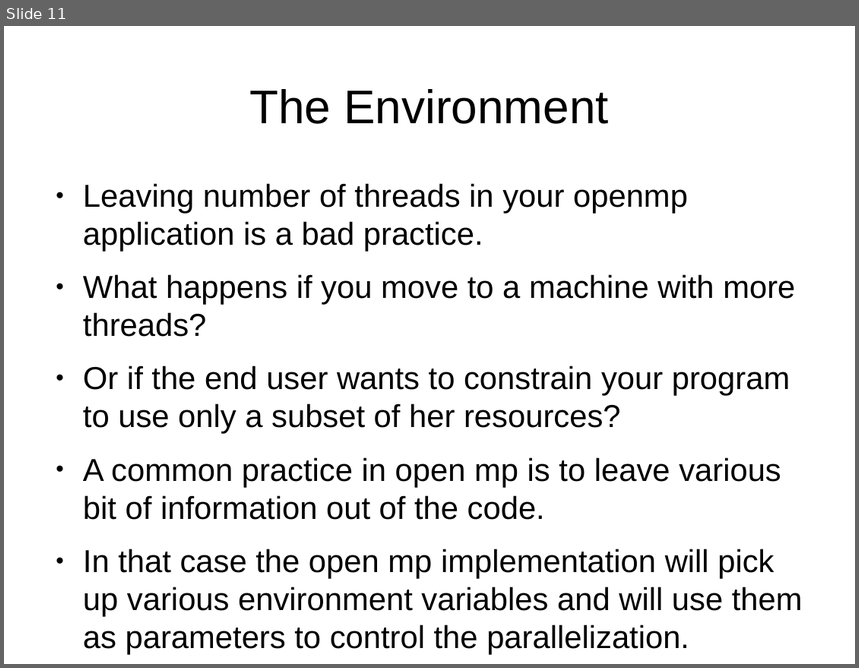
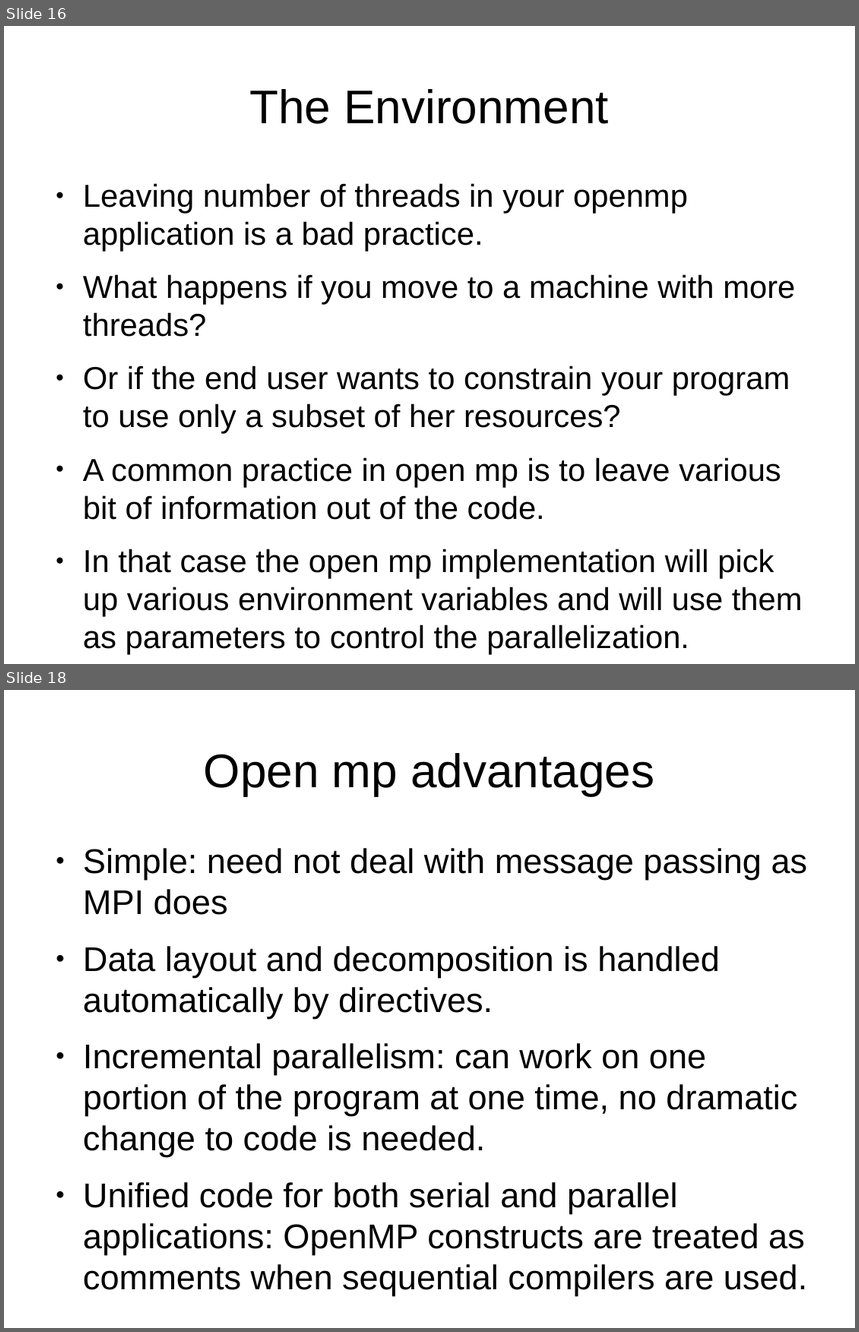
Before and after one commit to veltzer/demos-linux, a slide deck: multi_core/openmp.odp. Shown one above the other, each under a label of ours: slide 11 before the commit, slides 16 and 18 after it; the slides between them are not shown. The pictures are 859x668 and 859x1332 pixels, drawn with LibreOffice and Linux fonts; fonts in the diff are those of the drawing. Boxes give left, top, right and bottom in pixels: in the first picture for what was removed or moved away, otherwise in the second. Text is boxed around its words. In the diff, an @@ line names an element or a change of style, - is before the commit and + after.

```diff
--- a/multi_core/openmp.odp
+++ b/multi_core/openmp.odp
@@ slide 18 added at [4, 690, 855, 1328], background #FFFFFF @@
@@ title added at [204, 753, 655, 796], 44 pt, text #000000 @@
+Open mp advantages
@@ text added at [83, 848, 808, 1296], 32 pt, text #000000 @@
+● Simple: need not deal with message passing as MPI does
+● Data layout and decomposition is handled automatically by directives.
+● Incremental parallelism: can work on one portion of the program at one time, no dramatic change to code is needed.
+● Unified code for both serial and parallel applications: OpenMP constructs are treated as comments when sequential compilers are used.
@@ what was slide 11 is now slide 16 @@
```
Also in this commit, not shown: 1 slide changed, 9 other slides added, 4 other files.
